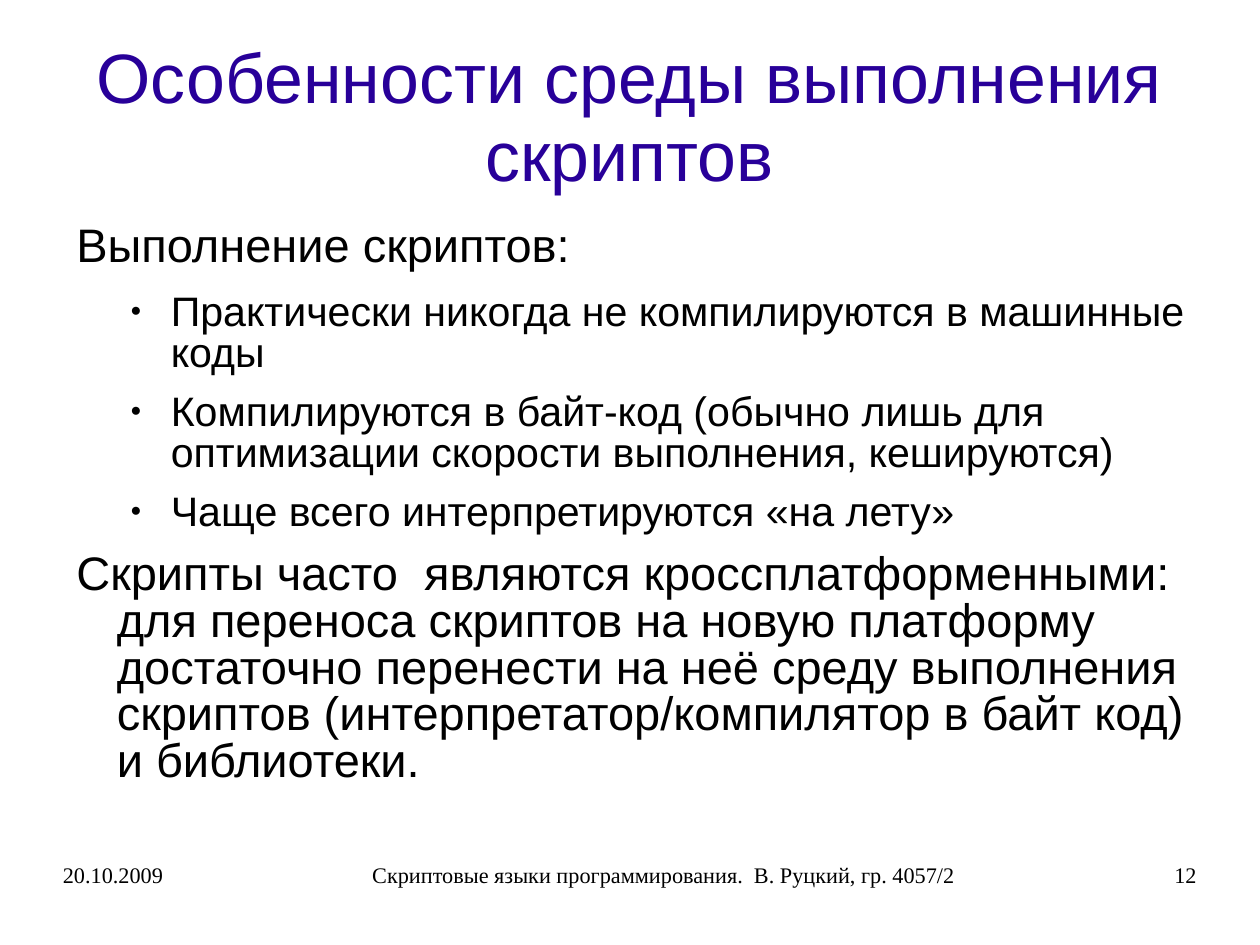
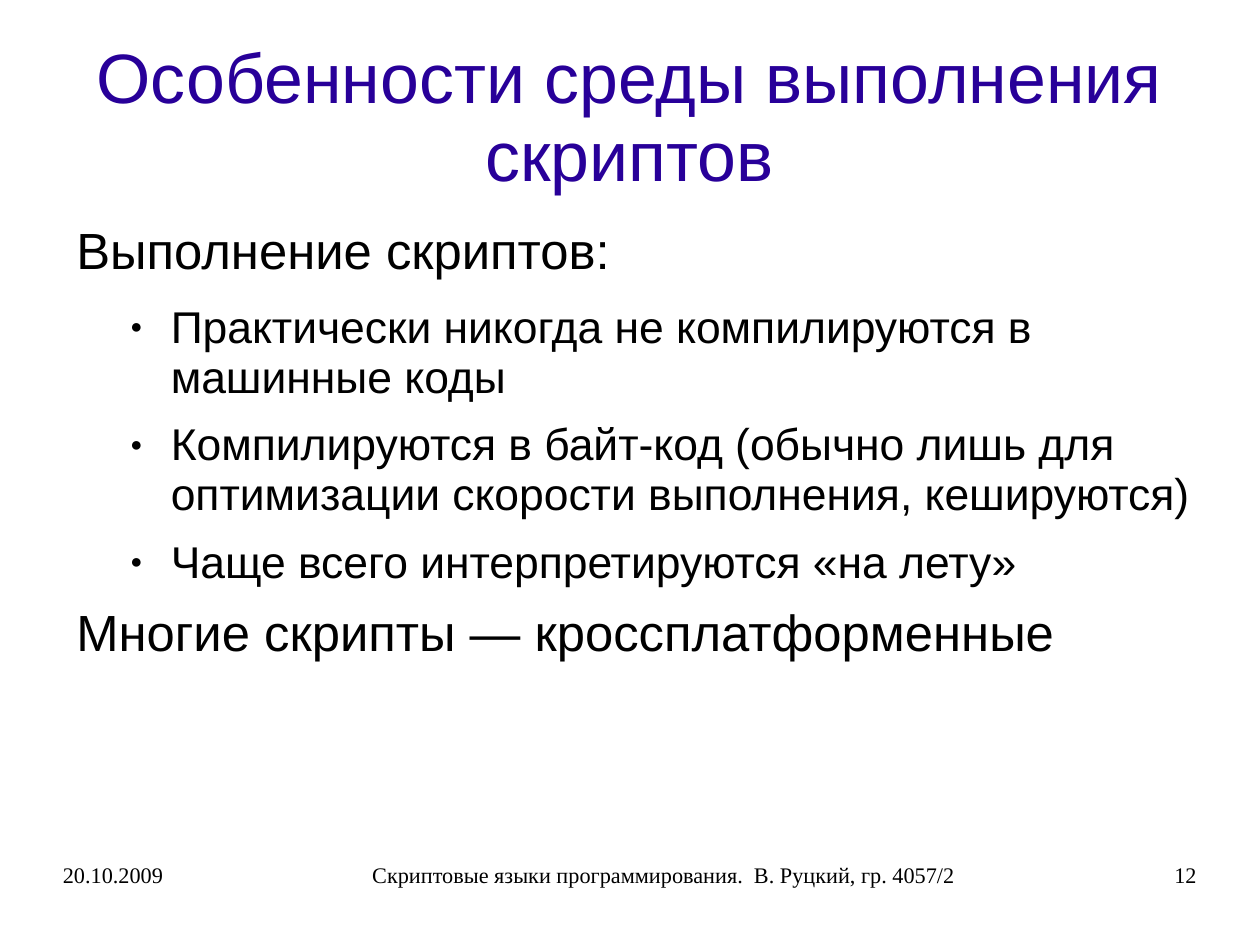
Before and after one commit to rutsky/semester07, a slide deck: slide 12 of Operation_systems/scripting_languages/40572_Rutsky_Scripting_languages.ppt. Drawn at 1260x945 pixels with LibreOffice and Linux fonts; fonts in the diff are those of the drawing. Boxes give left, top, right and bottom in pixels: in the first picture for what was removed or moved away, otherwise in the second. Text is boxed around its words. In the diff, an @@ line names an element or a change of style, - is before the commit and + after.

Commit message:
Scripting languages presentation: updated presentation other format files.

```diff
--- a/Operation_systems/scripting_languages/40572_Rutsky_Scripting_languages.ppt
+++ b/Operation_systems/scripting_languages/40572_Rutsky_Scripting_languages.ppt
@@ text at <box>76,234,1190,587</box>: size 29.6 to 32 pt in "Выполнение скриптов:"; size 25.9 to 28 pt in "Практически никогда не компилируются в машинные коды", "Компилируются в байт-код (обычно лишь для оптимизации ...", "Чаще всего интерпретируются «на лету»"; line spacing 0.83 to 0.93 @@
@@ text at <box>76,614,1054,662</box>: text changed; size 29.6 to 32 pt @@
-Cкрипты часто являются кроссплатформенными: для переноса скриптов на новую платформу достаточно перенести на неё среду выполнения скриптов (интерпретатор/компилятор в байт код) и библиотеки.
+Многие скрипты — кроссплатформенные
```
Also in this commit, not shown: 14 other slides changed, 16 slides removed, 1 other file.
